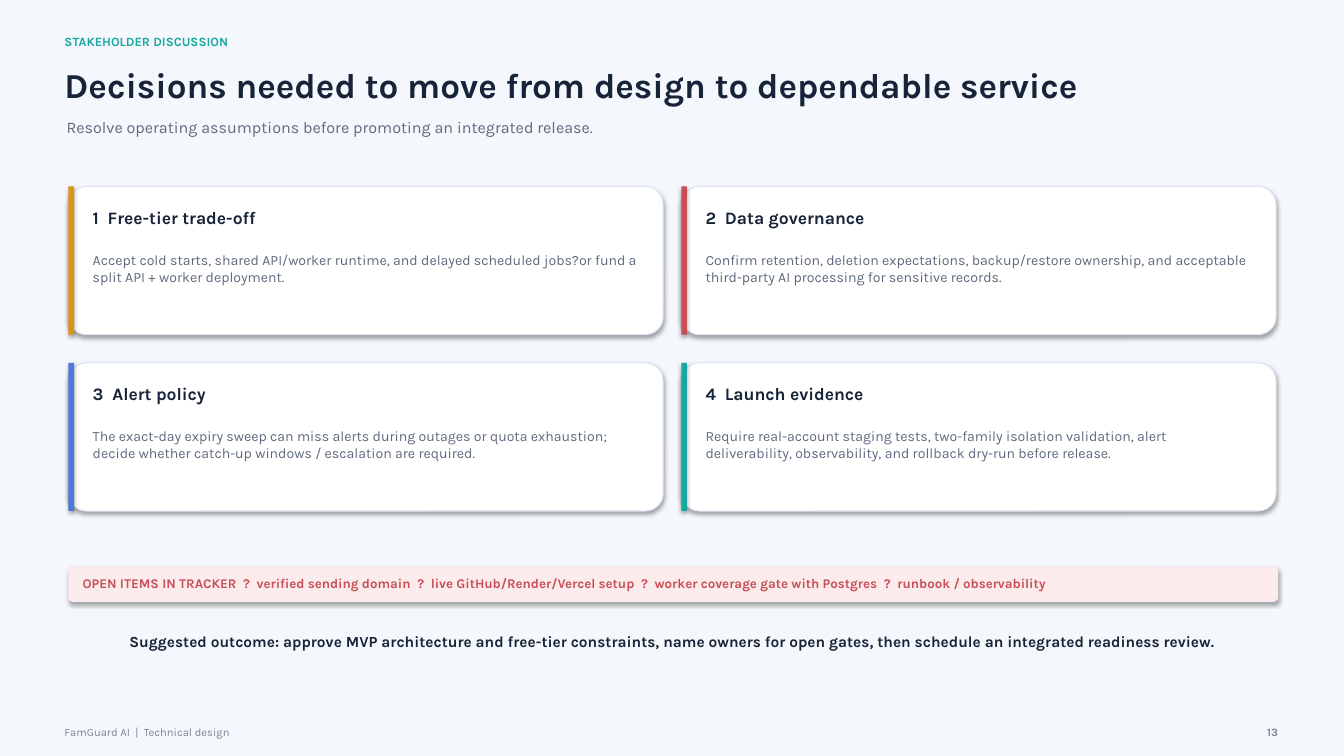
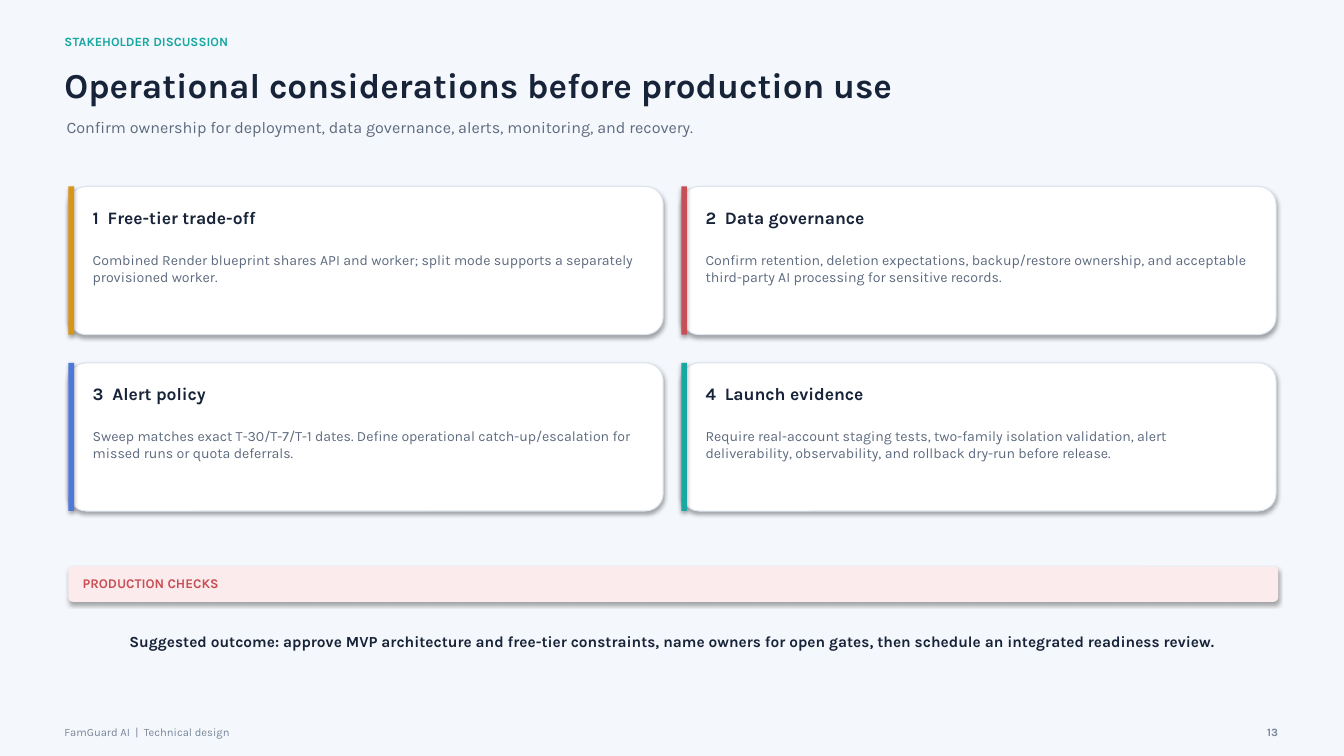
Before and after one commit to rajendranduraiswamy76-dev/FamGuard, a slide deck: slide 13 of docs/FamGuard-Technical-Design-Stakeholder.pptx. Drawn at 1344x756 pixels with LibreOffice and Linux fonts; fonts in the diff are those of the drawing. Boxes give left, top, right and bottom in pixels: in the first picture for what was removed or moved away, otherwise in the second. Text is boxed around its words. In the diff, an @@ line names an element or a change of style, - is before the commit and + after.

```diff
--- a/docs/FamGuard-Technical-Design-Stakeholder.pptx
+++ b/docs/FamGuard-Technical-Design-Stakeholder.pptx
@@ text at (64,73,892,107): text changed @@
-Decisions needed to move from design to dependable service
+Operational considerations before production use
@@ text at (67,122,693,137): text changed @@
-Resolve operating assumptions before promoting an integrated release.
+Confirm ownership for deployment, data governance, alerts, monitoring, and recovery.
@@ text at (93,255,633,286): text changed @@
-Accept cold starts, shared API/worker runtime, and delayed scheduled jobs?or fund a split API + worker deployment.
+Combined Render blueprint shares API and worker; split mode supports a separately provisioned worker.
@@ text at (93,431,631,461): text changed @@
-The exact-day expiry sweep can miss alerts during outages or quota exhaustion; decide whether catch-up windows / escalation are required.
+Sweep matches exact T-30/T-7/T-1 dates. Define operational catch-up/escalation for missed runs or quota deferrals.
@@ text at (83,579,219,588): text changed @@
-OPEN ITEMS IN TRACKER ? verified sending domain ? live GitHub/Render/Vercel setup ? worker coverage gate with Postgres ? runbook / observability
+PRODUCTION CHECKS
```
Also in this commit, not shown: 13 other slides changed, 1 other file.
